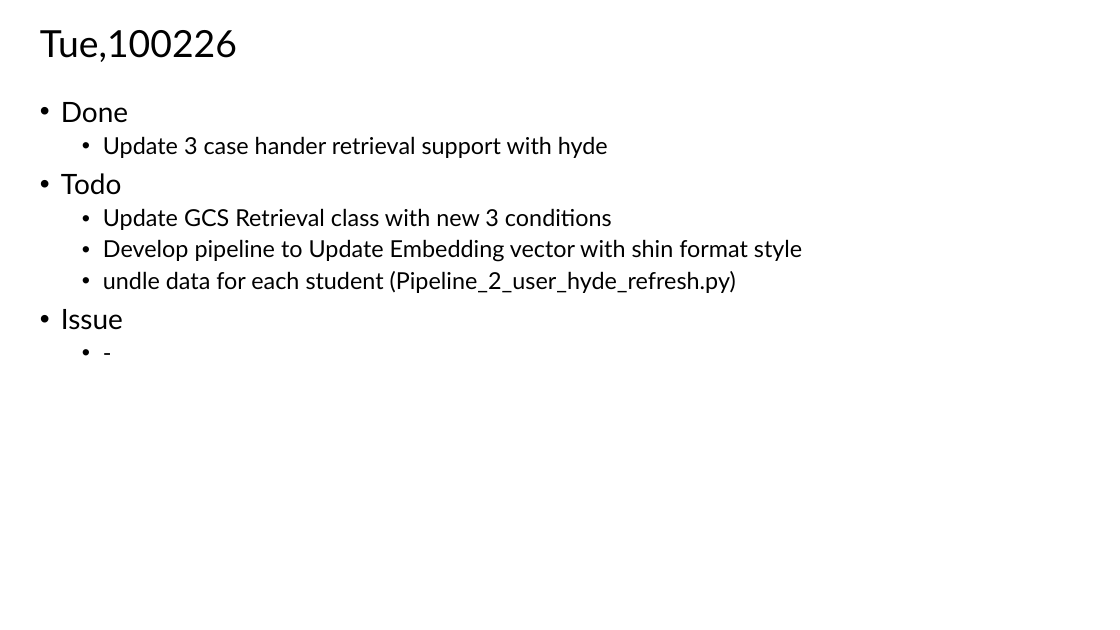
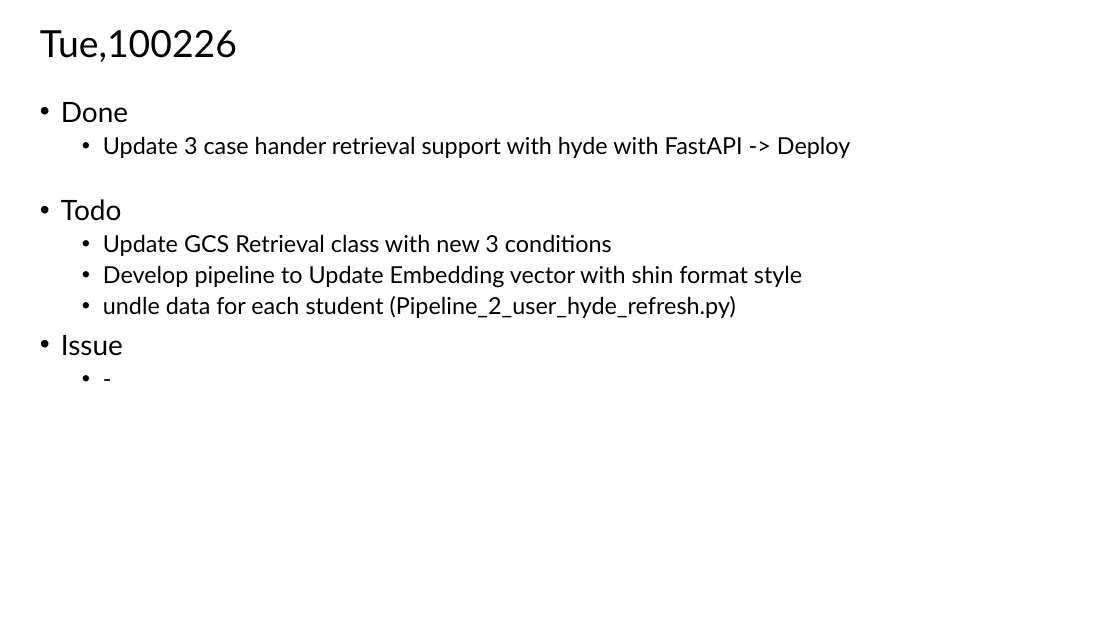
Before and after one commit to TunKedsaro/Hyde, a slide deck: slide 21 of logs/Ghostdeck.pptx. Drawn at 1120x630 pixels with LibreOffice and Linux fonts; fonts in the diff are those of the drawing. Boxes give left, top, right and bottom in pixels: in the first picture for what was removed or moved away, otherwise in the second. Text is boxed around its words. In the diff, an @@ line names an element or a change of style, - is before the commit and + after.

```diff
--- a/logs/Ghostdeck.pptx
+++ b/logs/Ghostdeck.pptx
@@ text at (103, 136, 850, 158): text changed @@
-  • Update 3 case hander retrieval support with hyde
+  • Update 3 case hander retrieval support with hyde with FastAPI -> Deploy
```
Also in this commit, not shown: 4 other files.
